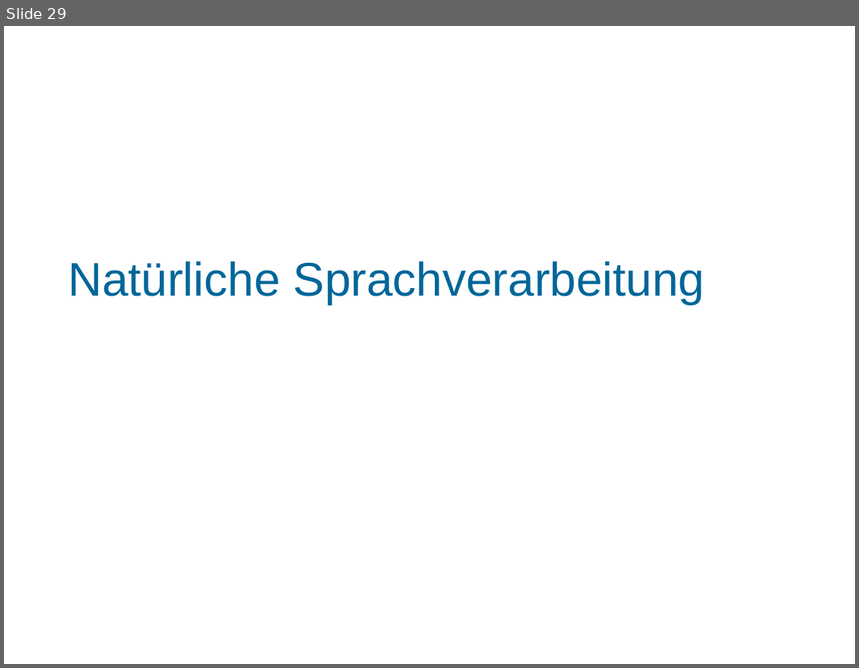
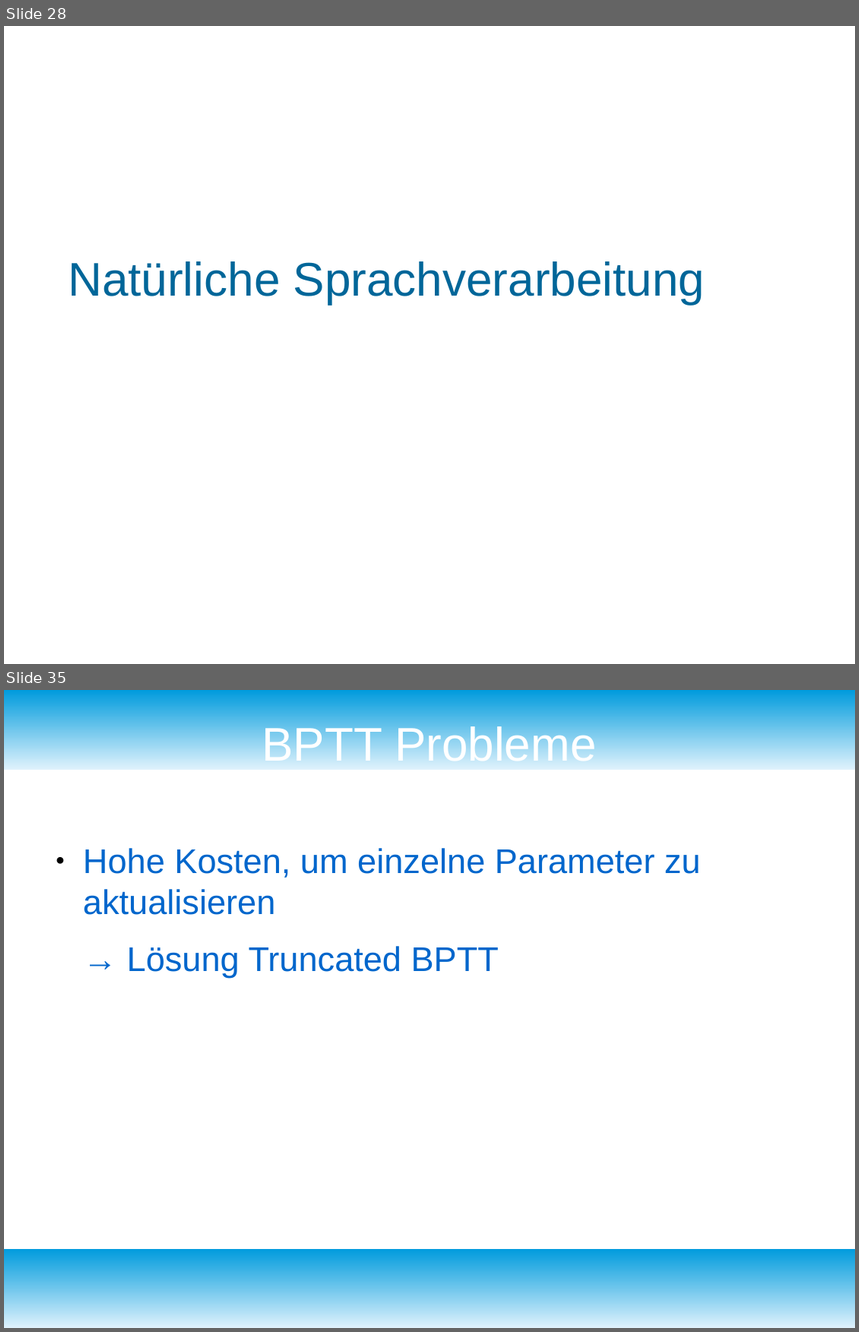
Before and after one commit to fnehmer/haw-is-assignment, a slide deck: Präsentation/is_praesentation.odp. Shown one above the other, each under a label of ours: slide 29 before the commit, slides 28 and 35 after it; the slides between them are not shown. The pictures are 859x668 and 859x1332 pixels, drawn with LibreOffice and Linux fonts; fonts in the diff are those of the drawing; background and template pictures are left out. Boxes give left, top, right and bottom in pixels: in the first picture for what was removed or moved away, otherwise in the second. Text is boxed around its words. In the diff, an @@ line names an element or a change of style, - is before the commit and + after.

```diff
--- a/Präsentation/is_praesentation.odp
+++ b/Präsentation/is_praesentation.odp
@@ slide 35 added at [4, 690, 855, 1328], background #FFFFFF @@
@@ rectangle added at [4, 690, 855, 770], fill gradient #DFF2FC to #009BDD @@
@@ title added at [262, 723, 597, 761], 44 pt, text #FFFFFF @@
+BPTT Probleme
@@ text added at [83, 848, 701, 977], 32 pt, text #0066CC @@
+● Hohe Kosten, um einzelne Parameter zu aktualisieren
+→ Lösung Truncated BPTT
@@ rectangle added at [4, 1249, 855, 1328], fill gradient #DFF2FC to #009BDD @@
@@ what was slide 29 is now slide 28 @@
```
Also in this commit, not shown: 4 slides changed, 5 other slides added, 1 slide removed, 17 other files.
